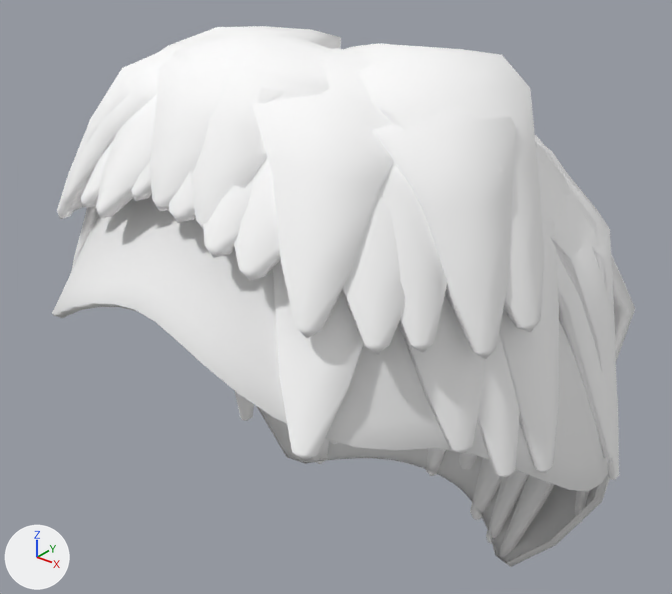
A saved change to the glTF model modules/gamer-services/assets/avatars/v3/hair_quiff.male.glb.
Both versions are drawn from a 50 mm camera at (0.313, -0.389, 1.918) aimed at (-0.012, 0.017, 1.666). The axes (+X, +Y, +Z) are drawn at lower left. The lights are the same throughout. The picture after the commit comes second. Vertices at exactly the same position are counted once.

The scene before the commit, as lines of its bpy script (objects in view):
```python
me_hair_quiff = bpy.data.meshes.new('hair_quiff')
me_hair_quiff.from_pydata(...)  # 2857 vertices, 5488 faces; spans x -0.173..0.171, y -0.149..0.172, z 1.468..1.837
# faces by material slot: [1960, 3528]
me_hair_quiff.materials.append(mat_hair_quiff_scalp)  # white #efefef
me_hair_quiff.materials.append(mat_hair_quiff)  # white #ffffff
ob_hair_quiff = bpy.data.objects.new('hair_quiff', me_hair_quiff)
ob_hair_quiff.location = (0.0, 0.0, 0.0)
```
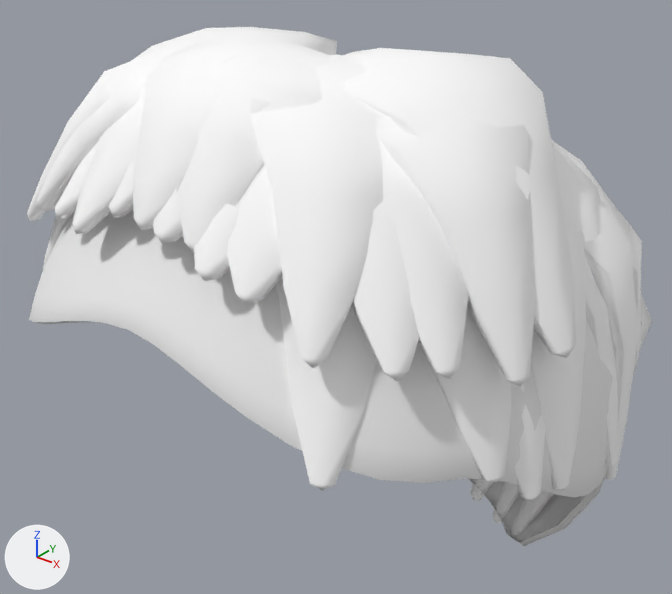
Location of each change, [x1, y1, x2, y2] in pixels of the pictures (672 x 594 px; the box of a moved part takes in the faces that stretch with it):
```json
{"object": "hair_quiff", "change": "reshaped", "before": [52, 26, 635, 567], "after": [27, 27, 652, 546], "on screen": "7% wider"}
{"part": 1, "of": "me_hair_quiff", "change": "moved or reshaped", "before": [96, 76, 159, 219], "after": [72, 82, 147, 234]}
{"part": 2, "of": "me_hair_quiff", "change": "moved or reshaped", "before": [150, 54, 284, 212], "after": [133, 55, 271, 231]}
{"part": 3, "of": "me_hair_quiff", "change": "moved or reshaped", "before": [184, 46, 330, 229], "after": [176, 54, 322, 253]}
{"part": 4, "of": "me_hair_quiff", "change": "moved or reshaped", "before": [131, 31, 299, 201], "after": [109, 37, 296, 218]}
{"part": 5, "of": "me_hair_quiff", "change": "moved or reshaped", "before": [169, 37, 331, 223], "after": [154, 43, 331, 244]}
{"part": 6, "of": "me_hair_quiff", "change": "moved or reshaped", "before": [203, 177, 254, 258], "after": [194, 199, 241, 281]}
{"part": 7, "of": "me_hair_quiff", "change": "moved or reshaped", "before": [52, 26, 635, 567], "after": [27, 27, 652, 546]}
```

The change, as JSON lines over the scene's bpy script:
```json
{"block": "me_hair_quiff", "where": "# used by ob_hair_quiff; location = (0.0, 0.0, 0.0)"}
{"op": "remove", "block": "me_hair_quiff", "code": "me_hair_quiff.from_pydata(...)  # 2857 vertices, 5488 faces; spans x -0.173..0.171, y -0.149..0.172, z 1.468..1.837"}
{"op": "add", "block": "me_hair_quiff", "code": "me_hair_quiff.from_pydata(...)  # 2857 vertices, 5488 faces; spans x -0.178..0.173, y -0.152..0.185, z 1.489..1.834"}
{"block": "me_hair_quiff", "change": "me_hair_quiff part 1: the loose piece of 44 vertices spanning x -0.066..0.032, y -0.134..-0.02, z 1.757..1.826 is multiplied about its middle by the matrix ((1.007, 0.03, 0.002), (0.015, 1.072, -0.008), (0.005, 0.019, 1.031)), then moved by (-0.003, -0.007, -0.003)"}
{"block": "me_hair_quiff", "change": "me_hair_quiff part 2: the loose piece of 44 vertices spanning x -0.049..0.053, y -0.129..-0.033, z 1.767..1.832 is multiplied about its middle by the matrix ((1.0, -0.001, 0.008), (0.001, 1.08, 0.004), (-0.001, 0.021, 1.037)), then moved by (0.0, -0.008, -0.003)"}
{"block": "me_hair_quiff", "change": "me_hair_quiff part 3: the loose piece of 44 vertices spanning x -0.035..0.062, y -0.128..-0.018, z 1.764..1.834 is multiplied about its middle by the matrix ((1.005, -0.026, 0.001), (-0.011, 1.076, 0.006), (-0.004, 0.017, 1.031)), then moved by (0.002, -0.007, -0.003)"}
{"block": "me_hair_quiff", "change": "me_hair_quiff part 4: the loose piece of 44 vertices spanning x -0.05..0.04, y -0.127..-0.009, z 1.768..1.837 is multiplied about its middle by the matrix ((1.002, 0.019, -0.005), (0.006, 1.088, 0.001), (0.003, 0.016, 1.033)), then moved by (-0.001, -0.006, -0.003)"}
{"block": "me_hair_quiff", "change": "me_hair_quiff part 5: the loose piece of 44 vertices spanning x -0.048..0.056, y -0.13..-0.011, z 1.766..1.836 is multiplied about its middle by the matrix ((1.001, -0.016, 0.006), (-0.004, 1.087, -0.002), (-0.002, 0.017, 1.037)), then moved by (0.001, -0.007, -0.003)"}
{"block": "me_hair_quiff", "change": "me_hair_quiff part 6: the loose piece of 44 vertices spanning x -0.035..0.068, y -0.133..0.0, z 1.757..1.831 is multiplied about its middle by the matrix ((1.01, -0.035, 0.004), (-0.021, 1.076, -0.008), (-0.005, 0.015, 1.03)), then moved by (0.003, -0.006, -0.003)"}
{"block": "me_hair_quiff", "change": "me_hair_quiff part 7: 2593 of 2857 vertices moved; they spanned x -0.173..0.171, y -0.149..0.172, z 1.468..1.832 and now span x -0.178..0.173, y -0.152..0.185, z 1.489..1.832; mean shift (0.0, -0.001, -0.001); largest move (-0.002, 0.121, 1.477) -> (-0.002, 0.112, 1.498)"}
```
